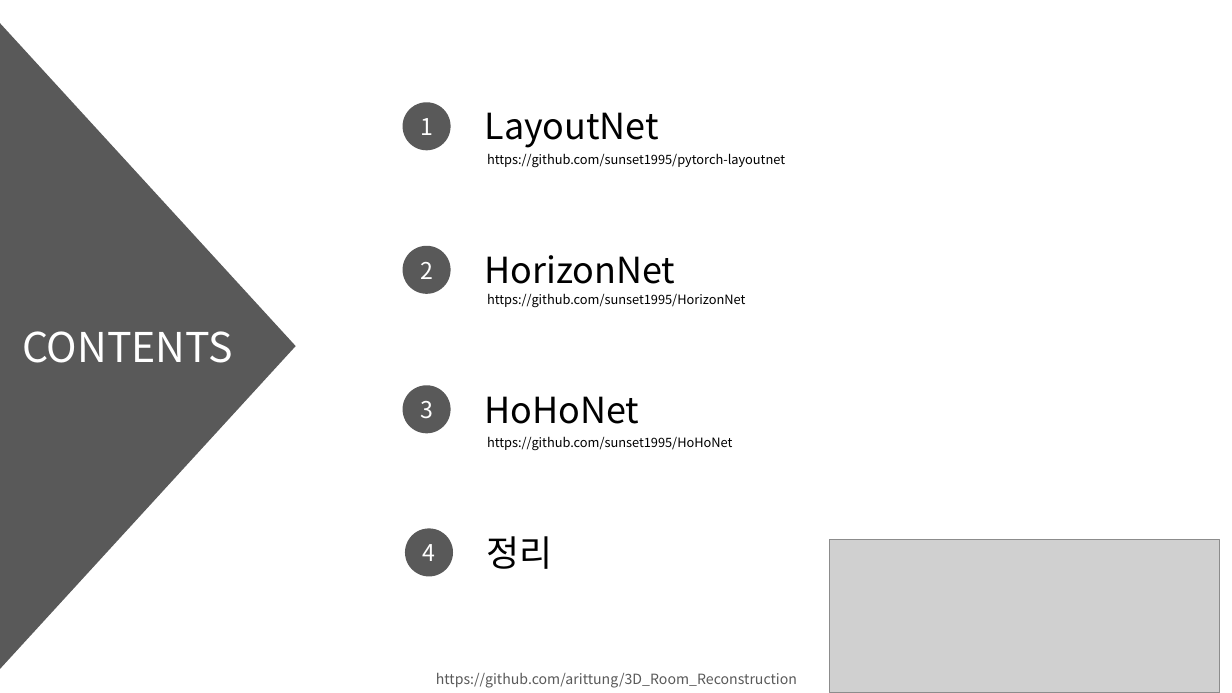
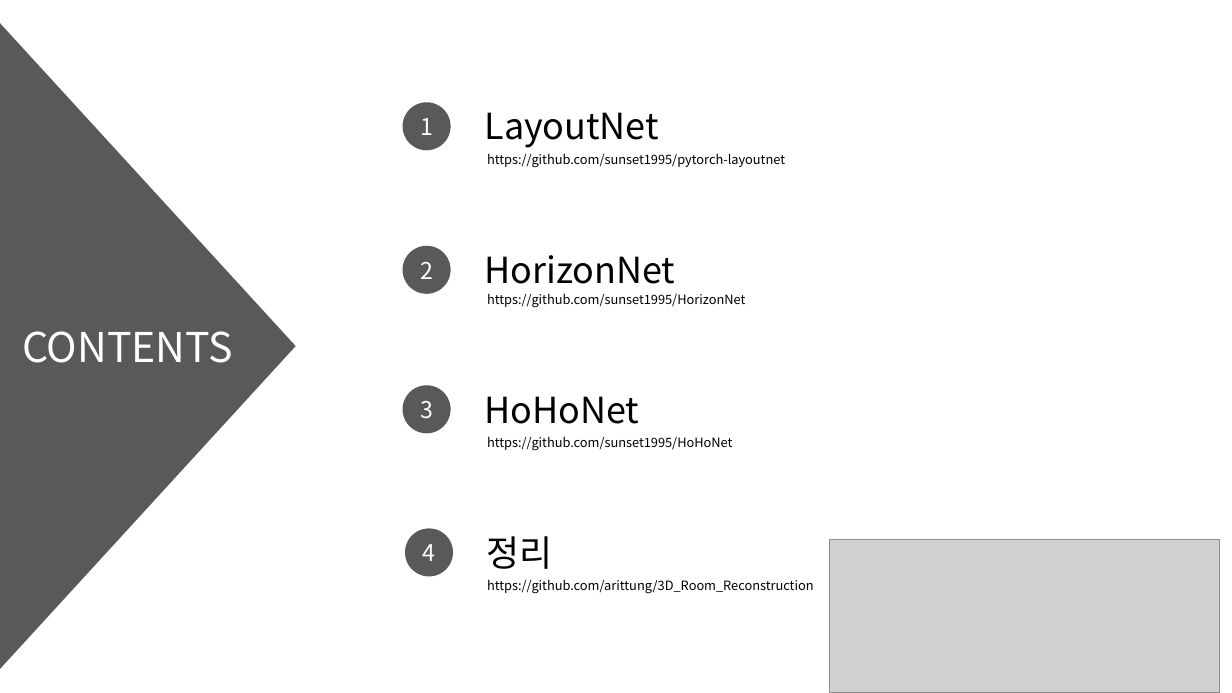
Before and after one commit to arittung/3D_Room_Layout_estimation, a slide deck: slide 2 of LayoutNet-HorizonNet-HoHoNet 정리.pptx. Drawn at 1232x693 pixels with LibreOffice and Linux fonts; fonts in the diff are those of the drawing; grey boxes stand for pictures. Boxes give left, top, right and bottom in pixels: in the first picture for what was removed or moved away, otherwise in the second. Text is boxed around its words. In the diff, an @@ line names an element or a change of style, - is before the commit and + after.

```diff
--- a/LayoutNet-HorizonNet-HoHoNet 정리.pptx
+++ b/LayoutNet-HorizonNet-HoHoNet 정리.pptx
@@ text "https://github.com/arittung/3D_Room_Reconstruction": place and size @@
-text "https://github.com/arittung/3D_Room_Reconstruction" at (436, 673, 797, 688)
+text "https://github.com/arittung/3D_Room_Reconstruction" at (487, 579, 814, 594)
@@ text "https://github.com/arittung/3D_Room_Reconstruction" at (487, 579, 814, 594): size 11 to 10 pt, text colour #595959 to #000000; alignment centre to left @@
```
Also in this commit, not shown: 9 other slides changed, 1 slide added, 1 other file.
